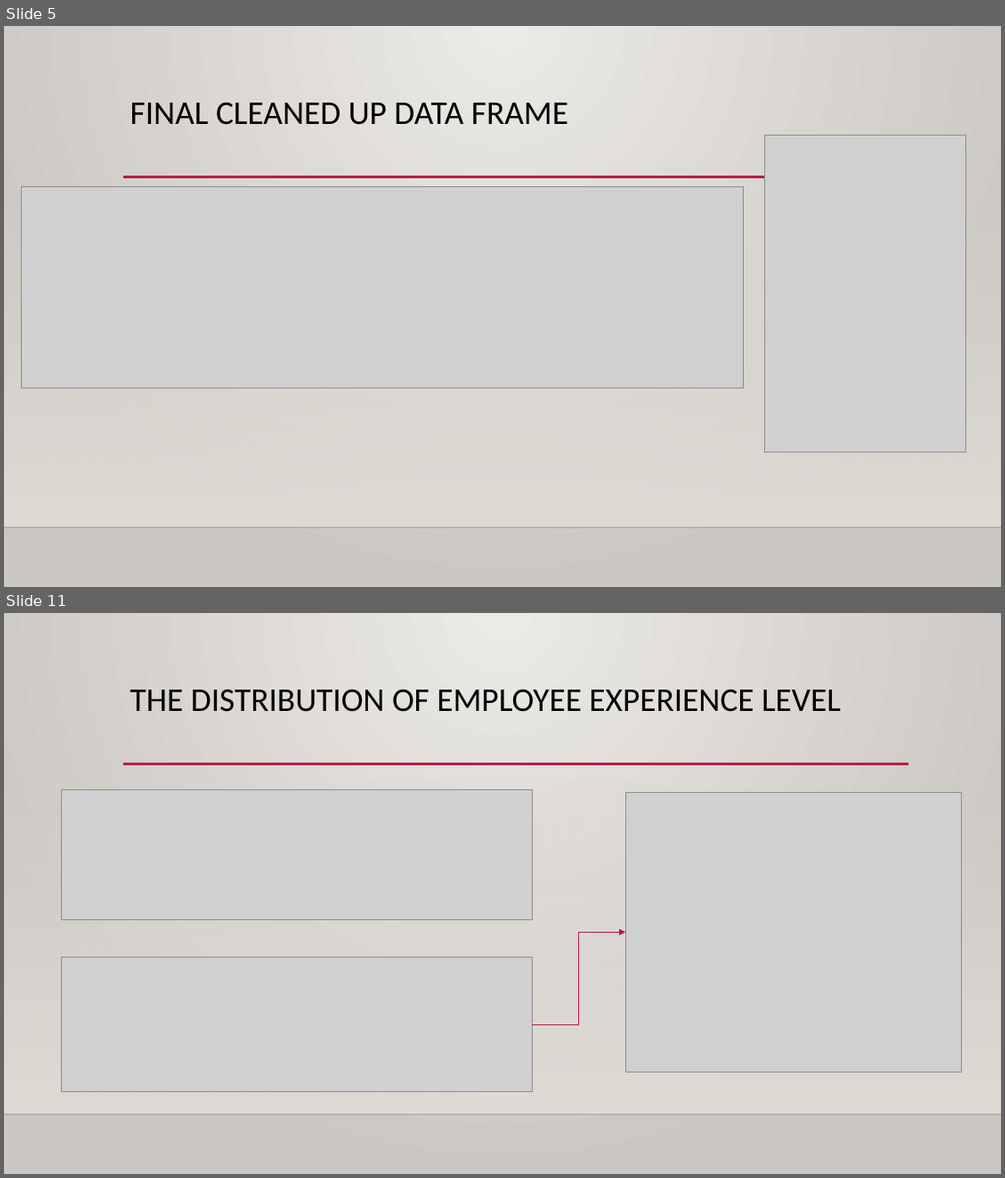
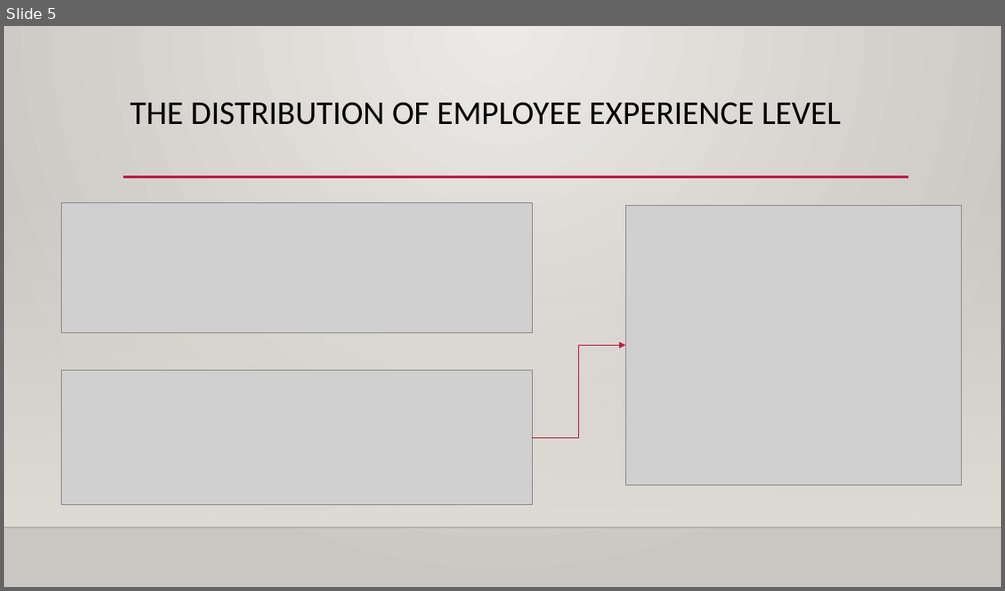
Before and after one commit to Prathima0808/project-one, a slide deck: Project 1 - Presentation Slides.pptx. Shown one above the other, each under a label of ours: slides 5 and 11 before the commit, slide 5 after it; the slides between them are not shown. The pictures are 1005x1178 and 1005x591 pixels, drawn with LibreOffice and Linux fonts; fonts in the diff are those of the drawing; grey boxes stand for pictures; background and template pictures are left out. Boxes give left, top, right and bottom in pixels: in the first picture for what was removed or moved away, otherwise in the second. Text is boxed around its words. In the diff, an @@ line names an element or a change of style, - is before the commit and + after.

```diff
--- a/Project 1 - Presentation Slides.pptx
+++ b/Project 1 - Presentation Slides.pptx
@@ slide 5 removed at bbox=[4, 26, 1001, 587], background gradient #ECEAE7 to #CAC7C1; not listed: 3 template elements that a slide beside it also shows @@
@@ title removed at bbox=[130, 102, 568, 125] @@
-FINAL CLEANED UP DATA FRAME
@@ picture removed at bbox=[764, 135, 966, 452] @@
@@ picture removed at bbox=[21, 187, 744, 388] @@
@@ what was slide 11 is now slide 5 @@
```
Also in this commit, not shown: 3 slides changed, 1 slide added, 7 other slides removed.
